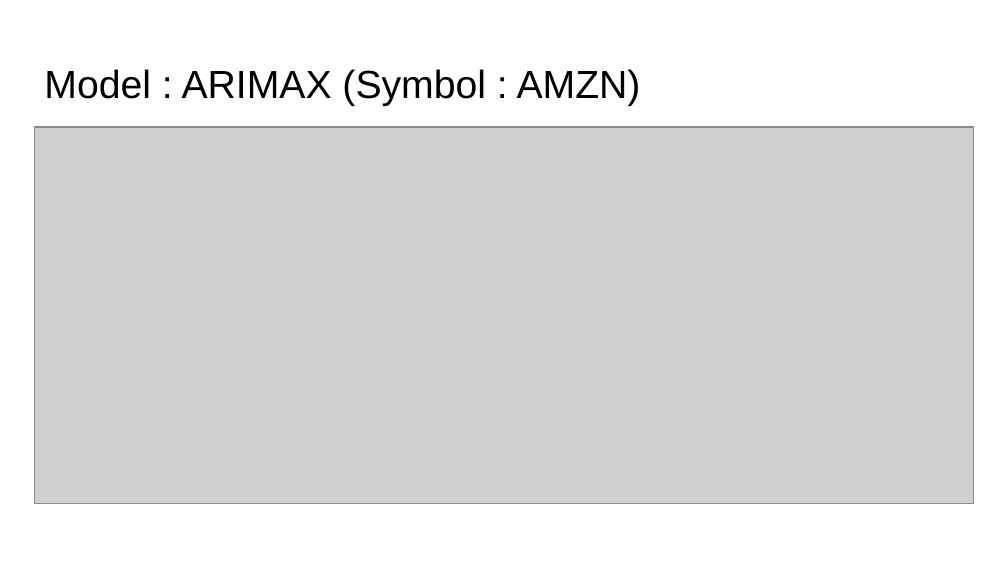
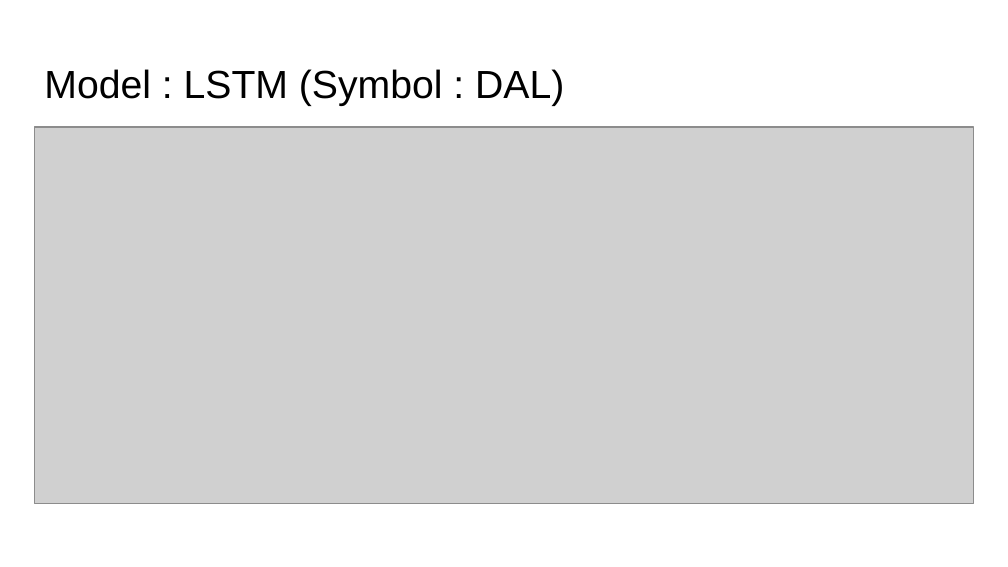
Before and after one commit to jaysetty/challenge1, a slide deck: slide 9 of Stock Price Prediction.pptx. Drawn at 1008x567 pixels with LibreOffice and Linux fonts; fonts in the diff are those of the drawing; grey boxes stand for pictures. Boxes give left, top, right and bottom in pixels: in the first picture for what was removed or moved away, otherwise in the second. Text is boxed around its words. In the diff, an @@ line names an element or a change of style, - is before the commit and + after.

Commit message:
Simple LSTM model added

```diff
--- a/Stock Price Prediction.pptx
+++ b/Stock Price Prediction.pptx
@@ title at [44,69,564,106]: text changed @@
-Model : ARIMAX (Symbol : AMZN)
+Model : LSTM (Symbol : DAL)
```
Also in this commit, not shown: 3 other slides changed, 3 slides added, 2 slides removed, 2 other files.
